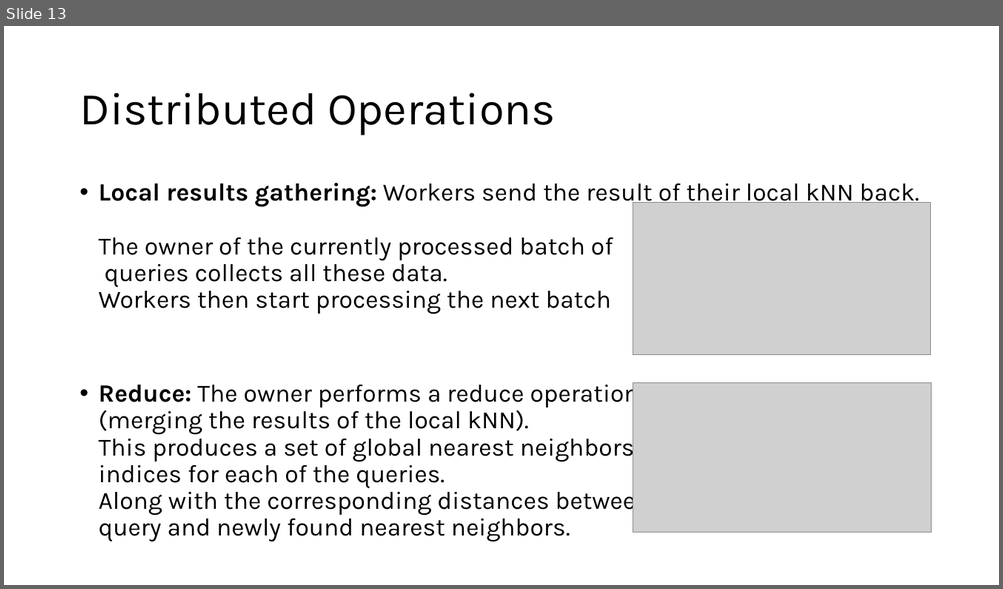
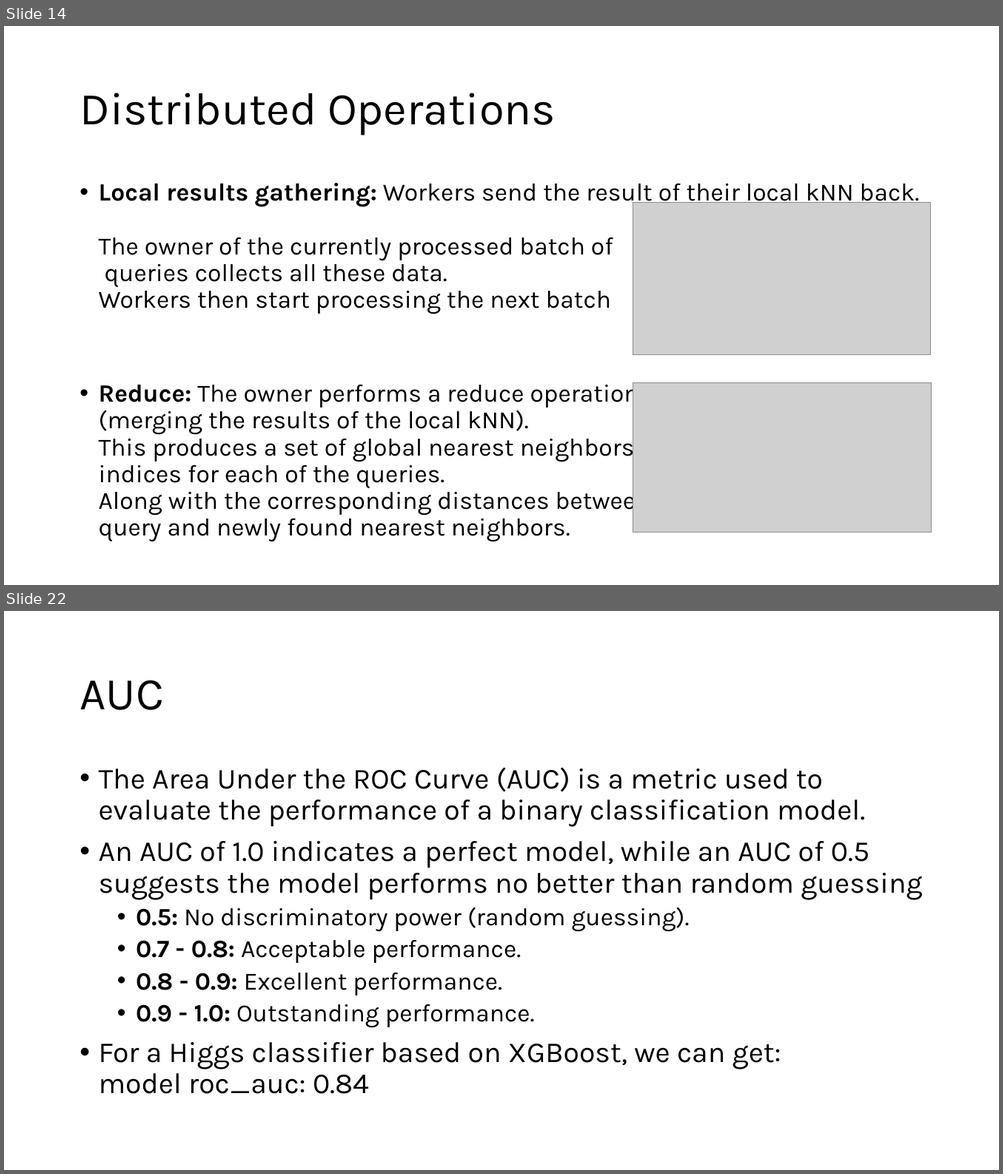
Before and after one commit to ICTP/SMR4077, a slide deck: DAY8/ML4HPC/slides/Magurele_2.pptx. Shown one above the other, each under a label of ours: slide 13 before the commit, slides 14 and 22 after it; the slides between them are not shown. The pictures are 1003x589 and 1003x1174 pixels, drawn with LibreOffice and Linux fonts; fonts in the diff are those of the drawing; grey boxes stand for pictures. Boxes give left, top, right and bottom in pixels: in the first picture for what was removed or moved away, otherwise in the second. Text is boxed around its words. In the diff, an @@ line names an element or a change of style, - is before the commit and + after.

```diff
--- a/DAY8/ML4HPC/slides/Magurele_2.pptx
+++ b/DAY8/ML4HPC/slides/Magurele_2.pptx
@@ slide 22 added at (4,611,999,1170), background #FFFFFF @@
@@ title added at (79,680,163,710), 44 pt, text #000000 @@
+AUC
@@ text added at (99,767,922,1094), 28 pt, text #000000 @@
+• The Area Under the ROC Curve (AUC) is a metric used to evaluate the performance of a binary classification model.
+• An AUC of 1.0 indicates a perfect model, while an AUC of 0.5 suggests the model performs no better than random guessing
+  • 0.5: No discriminatory power (random guessing).
+  • 0.7 - 0.8: Acceptable performance.
+  • 0.8 - 0.9: Excellent performance.
+  • 0.9 - 1.0: Outstanding performance.
+• For a Higgs classifier based on XGBoost, we can get:
+  model roc_auc: 0.84
@@ what was slide 13 is now slide 14 @@
```
Also in this commit, not shown: 4 slides changed, 12 other slides added, 4 other files.
